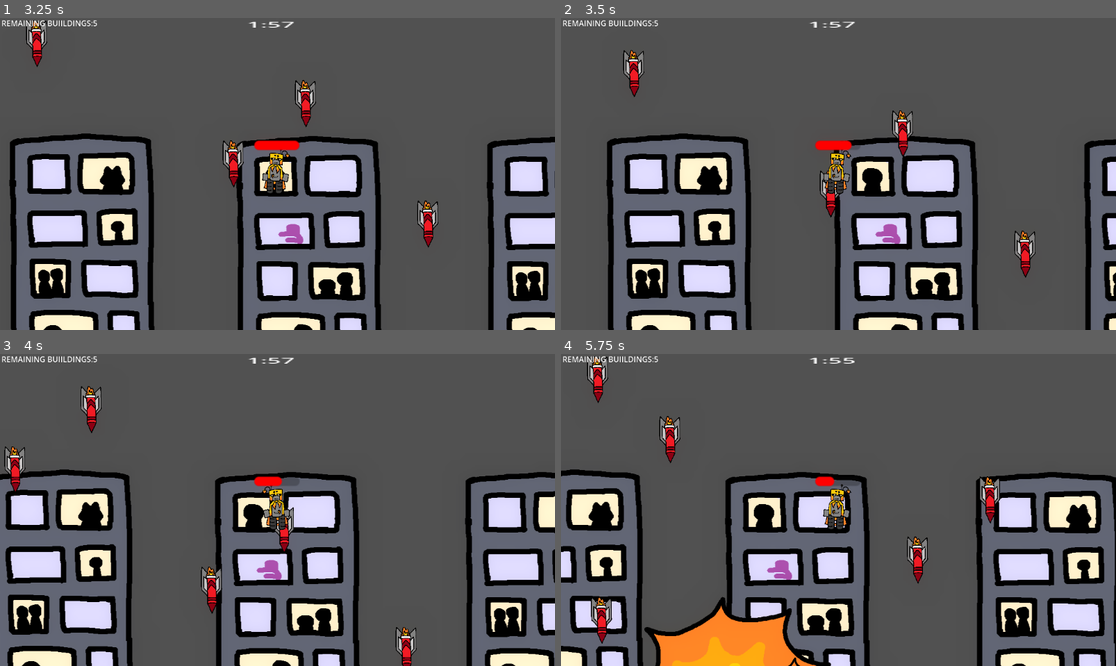
Above: before the commit, frames 1-4 (two rows, left to right).
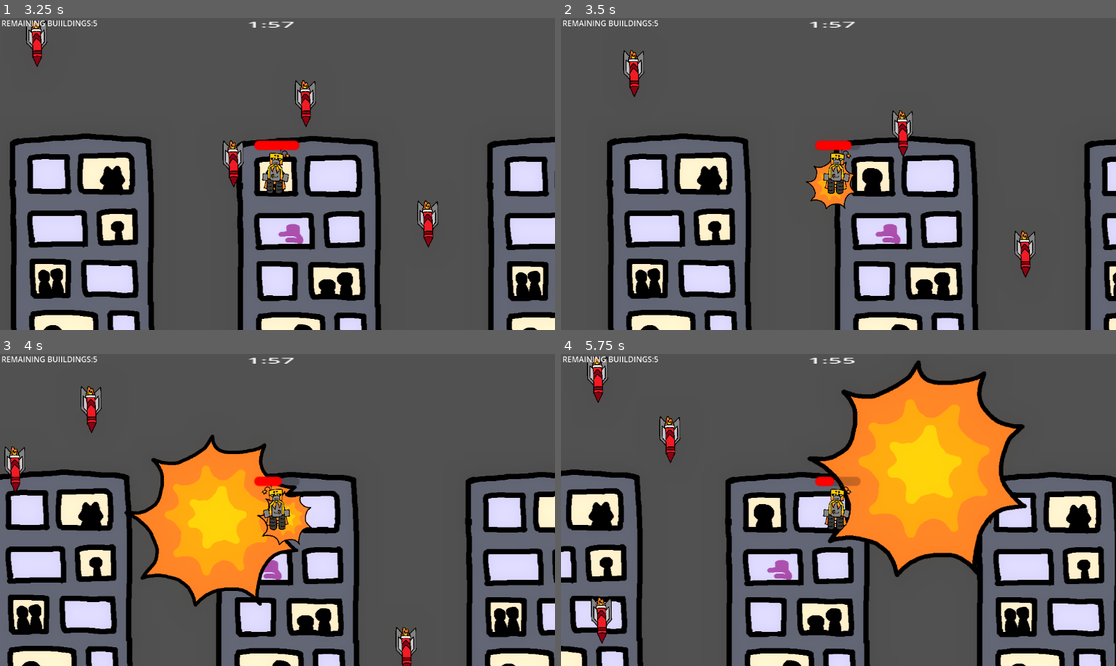
Above: after the commit, the same moments.

Repository: GeirlanthArchivest/oops--i-maybe-did-it-again
Game: Godot game, scene res://Scenes/start_menu.tscn
Same seed, same stepped clock (60 frames per second), same inputs: the game is played once before the commit and once after it. The engine's default icon, where the game draws it, is replaced by a stand-in: a white triangle on a blue panel in a dark square.
Inputs (mouse positions are in pixels of both pictures, inside the frame that each line leads up to):
- Up to frame 1 (3.25 s): click "Start" at 0.5 s; tap Enter (shoot) at 1.25, 2.1 s; move the mouse to (399, 158) at 1.27 s; hold Enter (shoot) 1.28-2.03 s; hold Right (move_right) 1.28-2.78 s; tap Space (jump) at 1.52, 2.27 s; move the mouse to (166, 189) at 2.02 s; move the mouse to (333, 105) at 2.77 s; hold Left (move_left) from 2.78 s (still down); hold Enter (shoot) from 2.78 s (still down)
- Up to frame 2 (3.5 s): keep holding Left (move_left); keep holding Enter (shoot)
- Up to frame 3 (4 s): move the mouse to (249, 572) at 3.52 s; release Left (move_left) at 3.53 s; release Enter (shoot) at 3.53 s; hold Right (move_right) from 3.53 s (still down); tap Enter (shoot) at 3.6 s; tap Space (jump) at 3.77 s
- Up to frame 4 (5.75 s): move the mouse to (1005, 556) at 4.27 s; hold Enter (shoot) 4.28-5.03 s; tap Space (jump) at 4.52, 5.27 s; move the mouse to (672, 463) at 5.02 s; release Right (move_right) at 5.03 s; hold Left (move_left) from 5.03 s (still down); tap Enter (shoot) at 5.1 s

Frame 1 is identical in both runs. In frame 2, 0.6% of the frame differs, in the area x 44-53%, y 45-64%; in frame 3, 10%; in frame 4, 20%, in the area x 15-84%, y 2-100%.

Commit message:
fixed player and buildings not dying on 0 health

Diff:
--- a/oops!-i-maybe-did-it-again/Scenes/player.tscn
+++ b/oops!-i-maybe-did-it-again/Scenes/player.tscn
@@ -17,7 +17,7 @@
 corner_radius_bottom_left = 4
 corner_detail = 20
 
-[node name="Player" type="CharacterBody2D"]
+[node name="Player" type="CharacterBody2D" groups=["Player"]]
 z_index = 3
 scale = Vector2(3, 3)
 script = ExtResource("1_cvnsp")
--- a/oops!-i-maybe-did-it-again/Scripts/Missile.gd
+++ b/oops!-i-maybe-did-it-again/Scripts/Missile.gd
@@ -9,6 +9,6 @@
 	position.y += 1 * speed * delta
 
 func _on_hitbox_body_shape_entered(body_rid: RID, body: Node2D, body_shape_index: int, local_shape_index: int) -> void:
-	if body.is_in_group("Floor"):
+	if body.is_in_group("Floor") or body.is_in_group("Player"):
 		Global.instance_node(explosion, global_position, Global.node_creation_parent)
 		queue_free()
--- a/oops!-i-maybe-did-it-again/Scripts/building.gd
+++ b/oops!-i-maybe-did-it-again/Scripts/building.gd
@@ -28,7 +28,7 @@
 		area.get_parent().queue_free()
 		if health >0:
 			health -= 2
-		else:
+		if health <=0:
 			var index = Global.numOfBuildings.find(self,0)
 			Global.numOfBuildings.remove_at(index)
 			queue_free()
--- a/oops!-i-maybe-did-it-again/Scripts/player.gd
+++ b/oops!-i-maybe-did-it-again/Scripts/player.gd
@@ -61,6 +61,7 @@
 	if area.is_in_group("Missile"):
 		if health >0:
 			health -= 2
-		elif health <=0:
+			print(health)
+		if health <=0:
 			Global.win = false
 			Global.scene_change()
--- a/oops!-i-maybe-did-it-again/project.godot
+++ b/oops!-i-maybe-did-it-again/project.godot
@@ -23,6 +23,7 @@
 
 "Enemy Damager"=""
 Floor=""
+Player=""
 
 [input]
 
